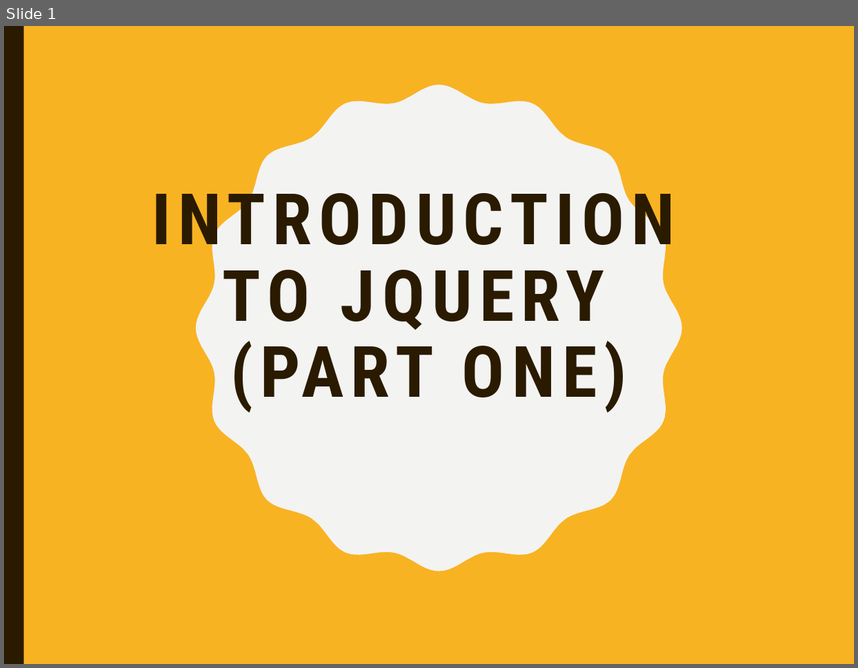
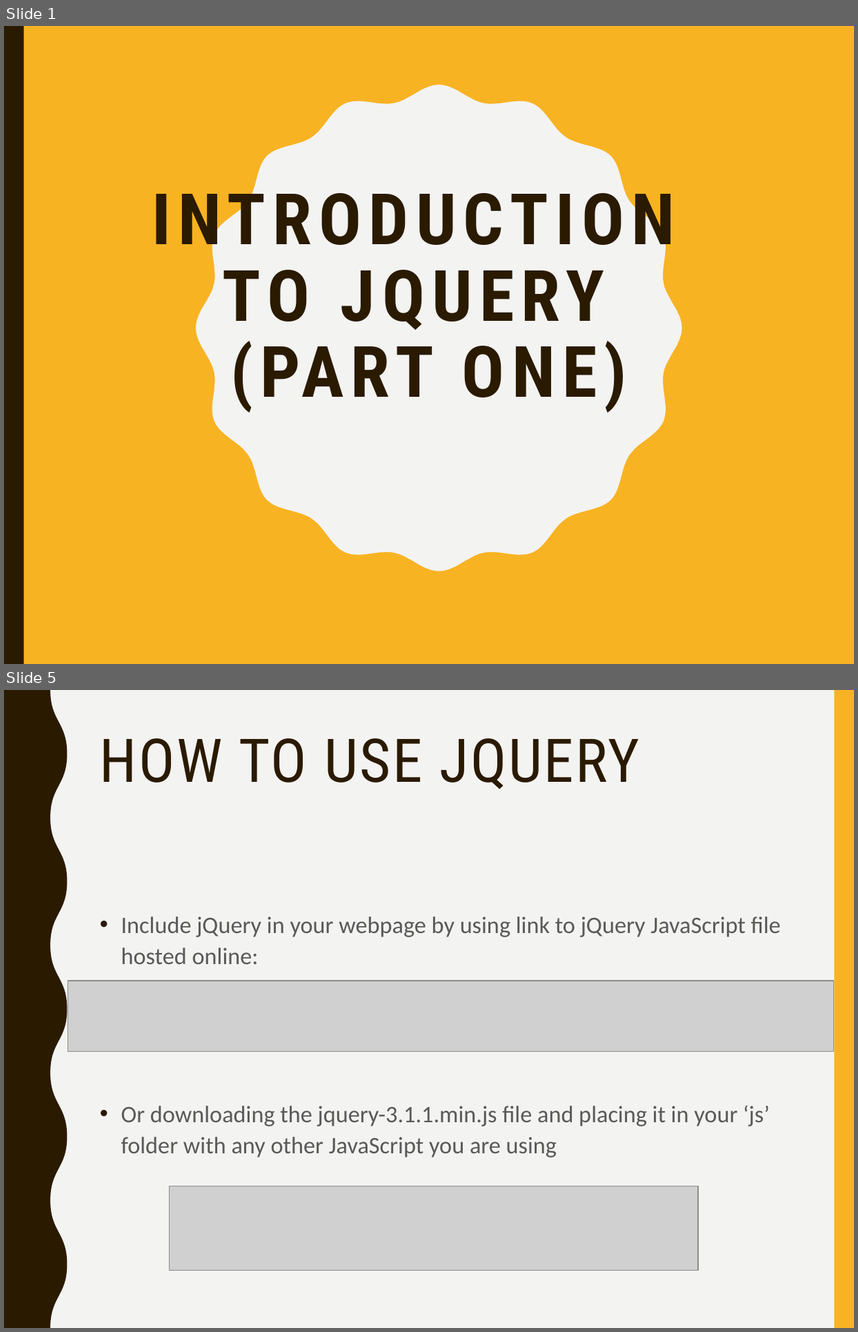
Before and after one commit to mlyngweb1/Website-Development-2-src, a slide deck: topic-05-jQuery-1/talk-1/talk-1.pptx. Shown one above the other, each under a label of ours: slide 1 before the commit, slides 1 and 5 after it; the slides between them are not shown. The pictures are 858x668 and 858x1332 pixels, drawn with LibreOffice and Linux fonts; fonts in the diff are those of the drawing; grey boxes stand for pictures. Boxes give left, top, right and bottom in pixels: in the first picture for what was removed or moved away, otherwise in the second. Text is boxed around its words. In the diff, an @@ line names an element or a change of style, - is before the commit and + after.

```diff
--- a/topic-05-jQuery-1/talk-1/talk-1.pptx
+++ b/topic-05-jQuery-1/talk-1/talk-1.pptx
@@ slide 5 added at (4, 690, 854, 1328), background #F3F3F2 @@
@@ freeform shape added at (4, 690, 67, 1328), fill #2A1A00 @@
@@ rectangle added at (835, 690, 854, 1328), fill #F8B323 @@
@@ title added at (100, 738, 639, 789), 51 pt, text #2A1A00 @@
+HOW TO USE JQUERY
@@ text added at (121, 916, 781, 1157), 20 pt, text #595959 @@
+• Include jQuery in your webpage by using link to jQuery JavaScript file hosted online:
+• Or downloading the jquery-3.1.1.min.js file and placing it in your ‘js’ folder with any other JavaScript you are using
@@ picture added at (67, 980, 833, 1052) @@
@@ picture added at (169, 1185, 697, 1270) @@
```
Also in this commit, not shown: 37 other slides added, 6 other files.
